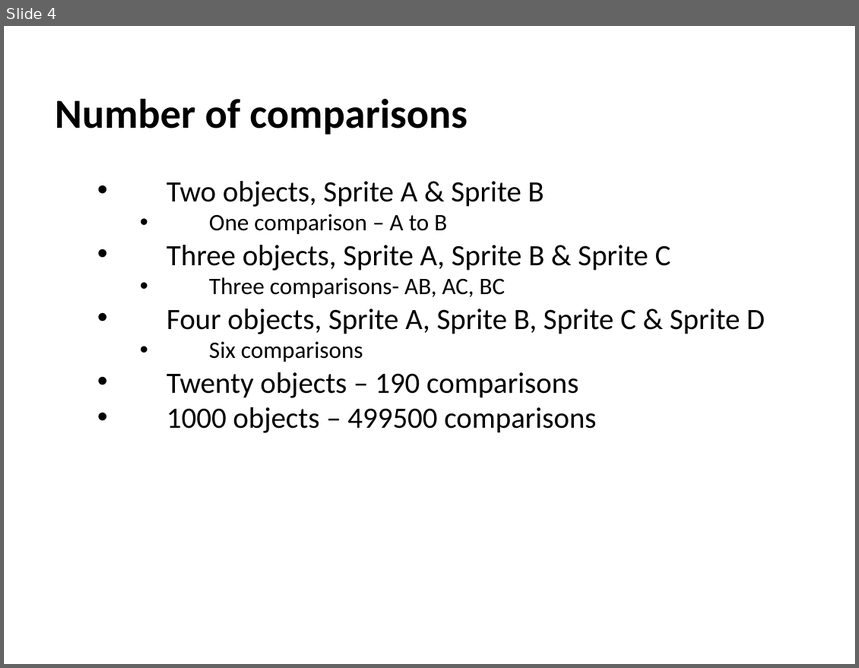
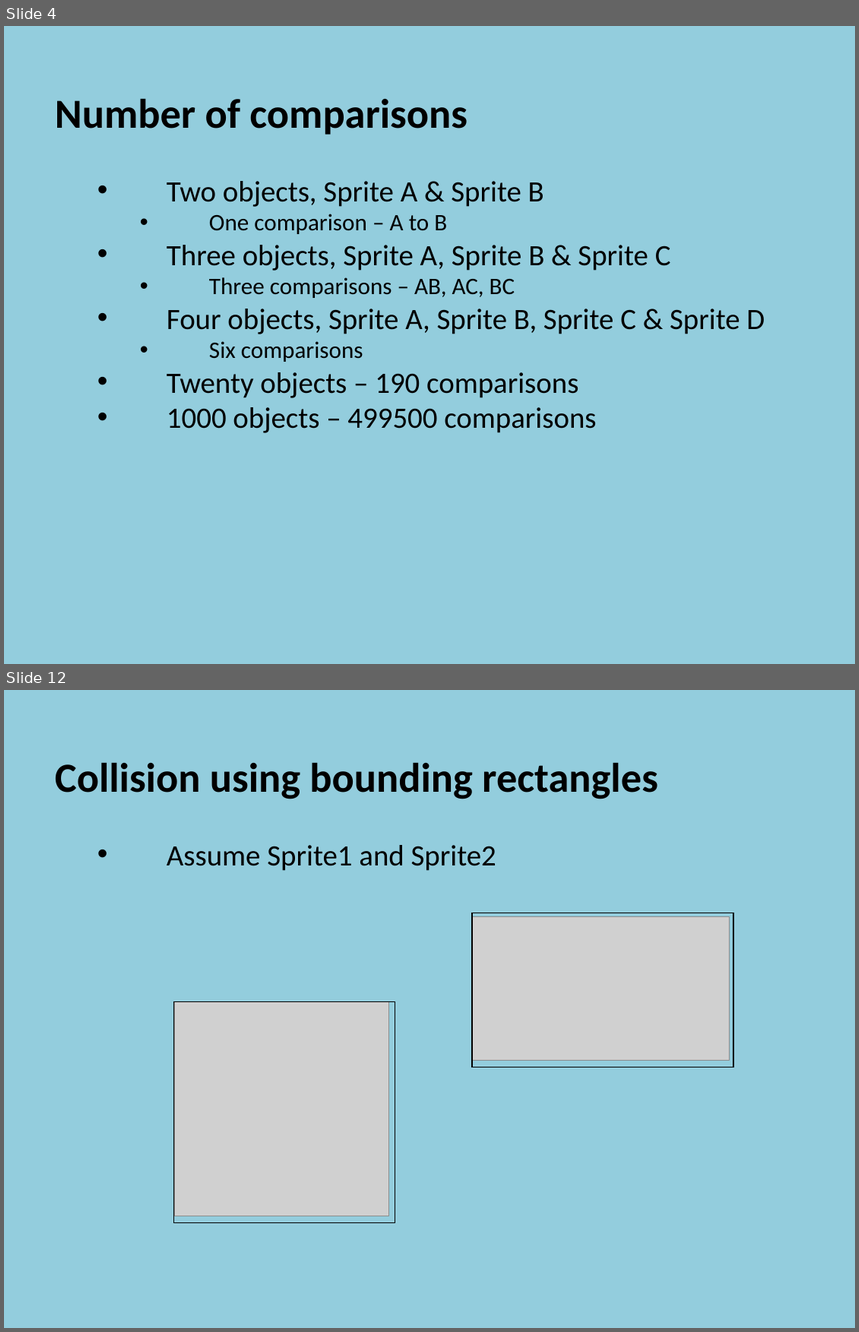
Before and after one commit to szetko/course-materials, a slide deck: Programming 4/08.2 NPC Collision/08.2 NPC Collision.pptx. Shown one above the other, each under a label of ours: slide 4 before the commit, slides 4 and 12 after it; the slides between them are not shown. The pictures are 859x668 and 859x1332 pixels, drawn with LibreOffice and Linux fonts; fonts in the diff are those of the drawing; grey boxes stand for pictures. Boxes give left, top, right and bottom in pixels: in the first picture for what was removed or moved away, otherwise in the second. Text is boxed around its words. In the diff, an @@ line names an element or a change of style, - is before the commit and + after.

Commit message:
Add
08.2 NPC Collision

```diff
--- a/Programming 4/08.2 NPC Collision/08.2 NPC Collision.pptx
+++ b/Programming 4/08.2 NPC Collision/08.2 NPC Collision.pptx
@@ slide 12 added at [4,690,855,1328], background #93CDDD @@
@@ text added at [55,762,658,871], 35 pt, text #000000, bold @@
+  Collision using bounding rectangles
+    • Assume Sprite1 and Sprite2
@@ picture added at [472,917,730,1061] @@
@@ rectangle added at [472,913,734,1067], outline #000000 0.75 pt @@
@@ picture added at [174,1002,389,1217] @@
@@ rectangle added at [174,1002,395,1224], outline #000000 0.75 pt @@
@@ slide 4 changed as well @@
@@ background #FFFFFF to #93CDDD @@
@@ text at [209,278,515,298]: text changed @@
-      • Three comparisons- AB, AC, BC
+      • Three comparisons – AB, AC, BC
```
Also in this commit, not shown: 4 other slides changed, 12 other slides added, 27 other files.
